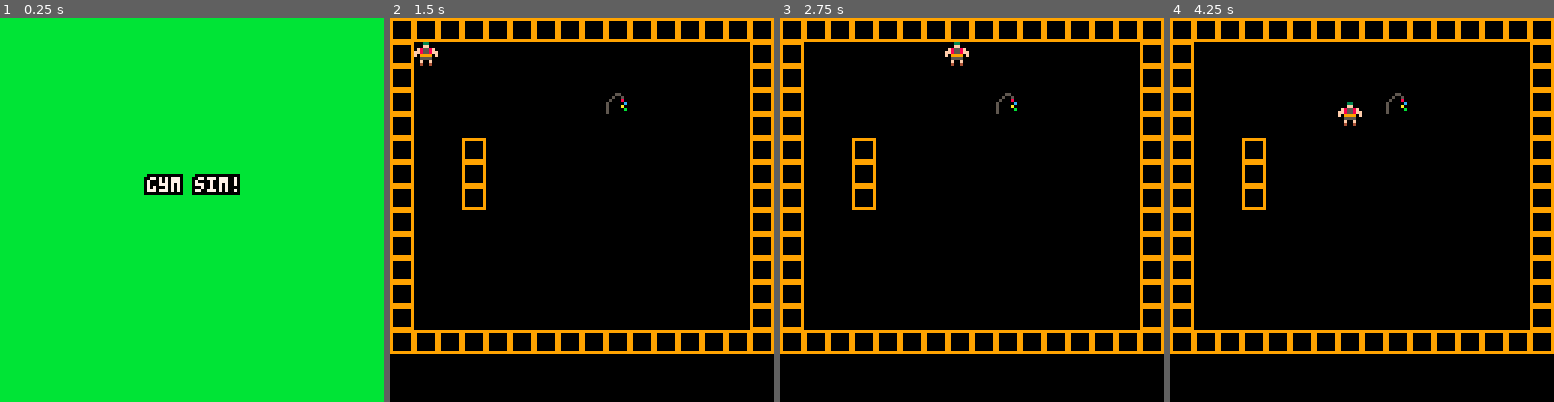
Above: before the commit, frames 1-4 (left to right).
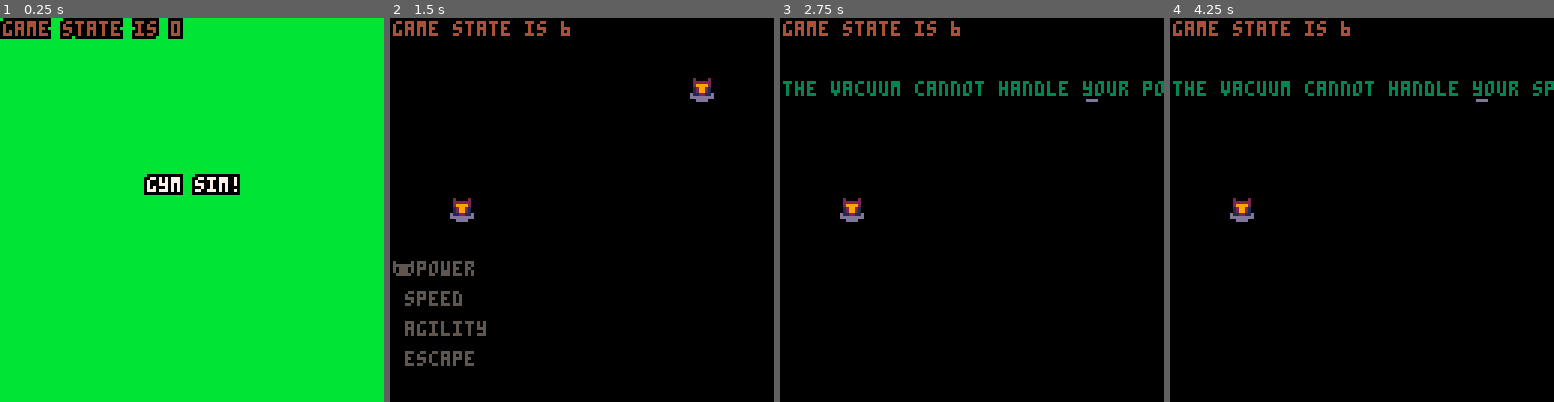
Above: after the commit, the same moments.

Repository: MarkNickerson/GymSim
Game: PICO-8 cartridge gymsim.p8
Same seed, same stepped clock (60 frames per second), same inputs: the game is played once before the commit and once after it.
Inputs:
- Up to frame 1 (0.25 s): no input
- Up to frame 2 (1.5 s): tap X (X key) at 0.33, 1.07 s; tap O (Z key) at 0.7 s
- Up to frame 3 (2.75 s): hold Right 1.6-2.1 s; tap O (Z key) at 1.7, 2.1, 2.5 s; tap X (X key) at 1.85 s; hold Up 2.15-2.42 s; hold Right from 2.47 s (still down)
- Up to frame 4 (4.25 s): tap O (Z key) every 0.4 s from 2.9 to 4.1 s; tap X (X key) at 2.97, 4.08 s; release Right at 3.03 s; hold Left 3.08-3.58 s; hold Down 3.63-3.97 s; hold Right from 4.02 s (still down)

The runs differ from the first frame. In frame 1, 2.2% of the frame differs, in the area x 0-48%, y 0-6%; in frame 2, 13%, in the area x 0-100%, y 0-91%; in frame 3, 13%; in frame 4, 13%.

Commit message:
Adding boss battle mechanics. Adding opening music and boss music with menu selection sound effects.

Diff:
--- a/gymsim.p8
+++ b/gymsim.p8
@@ -16,10 +16,24 @@
   feather = 2,
   runner = 3,
   atsume = 4,
-  gameover = 5
+  gameover = 5,
+  boss = 6
 }
 
+boss_states = {
+    boss_turn = 1,
+    your_turn = 2,
+    ran = 3,
+    victory = 4,
+    defeat = 5,
+}
+
 state = game_states.splash
+boss_state = boss_states.boss_turn
+
+-- what to print on the next boss move
+boss_move = "the boss does something"
+
 floor = 120
 drag = 0.3 -- 0.1 pixel per second
 
@@ -40,12 +54,21 @@
 solid = false
 function debug()
   --print(solid, player.x+3, player.y-11, 9)
+  write("game state is " .. tostr(state), 0,0,4)
+
+  -- for button=0,#isbuttonpressed - 1 do
+  --   write("btn " .. tostr(button) .. " " .. tostr(wasbuttonreleased[button + 1]), 0,20 + button * 10, 4)
+  -- end
+  --if state == game_states.boss then
+  -- write("boss state is " .. tostr(boss_state), 0,10,4)
+  --end
 end
 
 -- state changes
 function change_state(game)
   cls()
   if game == 1 then
+    music(0)
     state = game_states.gym
   elseif game == 2 then
     state = game_states.feather
@@ -55,6 +78,11 @@
     state = game_states.atsume
   elseif game == 5 then
     state = game_states.gameover
+  elseif game == 6 then
+    music(8)
+    boss_move = "a wild vacuum appears!"
+    boss_state = boss_states.boss_turn -- reset boss state
+    state = game_states.boss
   end
 end
 
@@ -183,6 +211,7 @@
 -- pico8 game funtions
 function _init()
   cls()
+  music(0)
   -- start game time
   prev_t = time() -- we use past time per frame so we have framerate independent movement
 end
@@ -199,12 +228,13 @@
         update_runner()
     elseif state == game_states.gameover then
         update_gameover()
+    elseif state == game_states.boss then
+        update_boss()
     end
 end
 
 function _draw()
   cls()
-  debug()
   if state == game_states.splash then
     draw_splash()
   elseif state == game_states.gym then
@@ -215,7 +245,10 @@
     draw_runner()
   elseif state == game_states.gameover then
     draw_gameover()
-  end
+  elseif state == game_states.boss then
+    draw_boss()
+  end
+  debug()
 end
 
 
@@ -223,8 +256,8 @@
 
 function update_splash()
     -- usually we want the player to press one button
-     if btn(5) then
-         change_state(1) -- change state to gym scene
+     if btnp(5) then
+         change_state(6) -- change state to gym scene
      end
 end
 
@@ -286,7 +319,125 @@
 
 end
 
--- utils
+-- boss
+function update_boss()
+
+
+  if boss_state == boss_states.victory then
+    boss_move = "you defeated the vacuum"
+    -- go to end screen if victory
+    if btnp(5) then
+      change_state(1)
+    end
+  end
+
+  if boss_state == boss_states.boss_turn then
+    -- enemy turn, can only advance text
+    if btnp(5) then
+      if selected_option == 4 then
+        -- ran away, return to gym
+        change_state(1)
+      end
+      -- advance to your turn
+      boss_state = boss_states.your_turn
+
+      local is_boss_defeated = true
+      for i=1,#chosen_boss_options do
+        is_boss_defeated = is_boss_defeated and chosen_boss_options[i]
+      end
+
+      if is_boss_defeated then
+        boss_state = boss_states.victory
+      end
+    end
+    return
+  end
+
+  -- check if option has changed
+  if btnp(2) then
+    selected_option = selected_option - 1
+    sfx(20)
+  elseif btnp(3) then
+    selected_option = selected_option + 1
+    sfx(20)
+  end
+
+  if selected_option < 1 then
+    selected_option = 1
+  elseif selected_option > #boss_fight_options then
+    selected_option = #boss_fight_options
+  end
+
+  if btnp(5) then
+    -- an option has been selected
+    if completed_tasks[selected_option] then
+      -- did the workout for this option
+      chosen_boss_options[selected_option] = true
+      boss_move = boss_response[boss_fight_options[selected_option]]
+      boss_state = boss_states.boss_turn
+      sfx(21)
+    else
+      -- play bad sound
+      sfx(33)
+      return
+    end
+  end
+end
+
+function draw_boss()
+  -- draw player sprite
+  spr(5, 20, 60)
+
+  -- draw boss
+  spr(5, 100, 20)
+
+  if boss_state == boss_states.your_turn then
+    draw_boss_menu()
+  end
+
+  if boss_state == boss_states.boss_turn or boss_state == boss_states.victory then
+    write(boss_move, 0,20, 3)
+  end
+end
+
+-- which workouts have been completed
+completed_tasks = {true, true, true, true}
+-- which boss options have been chosen
+chosen_boss_options = {false, false, false}
+-- text to show for each boss option
+boss_fight_options = {"power", "speed", "agility", "escape"}
+-- boss responses
+boss_response = {}
+boss_response["power"] = "the vacuum cannot handle your power"
+boss_response["speed"] = "the vacuum cannot handle your speed"
+boss_response["agility"] = "the vacuum cannot handle your agility"
+boss_response["escape"] = "you manage to escape"
+-- symbol to indicate option is selected
+selected_symbol = "\130"
+-- current selected option
+selected_option = 1
+
+function draw_boss_menu()
+  local text_spacing = 10
+  local menu_offset = {}
+  menu_offset["x"] = 0
+  menu_offset["y"] = 70
+
+  for i = 1,#completed_tasks do
+    if completed_tasks[i] and not chosen_boss_options[i] then
+      -- task has been completed and option not chosen yet so draw it
+      if selected_option == i then
+        write(selected_symbol .. boss_fight_options[i], menu_offset.x,menu_offset.y + text_spacing * i,5)
+      else
+        write(" " .. boss_fight_options[i], menu_offset.x,menu_offset.y + text_spacing * i,5)
+      end
+    end
+  end
+end
+
+-- utilsgit push --set-upstream origin davey
+
+
 function issolid(x, y)
   val=mget(x, y)
 
Not shown, changed: the music (__music__) section of gymsim.p8
Not shown, changed: the sound effects (__sfx__) section of gymsim.p8
